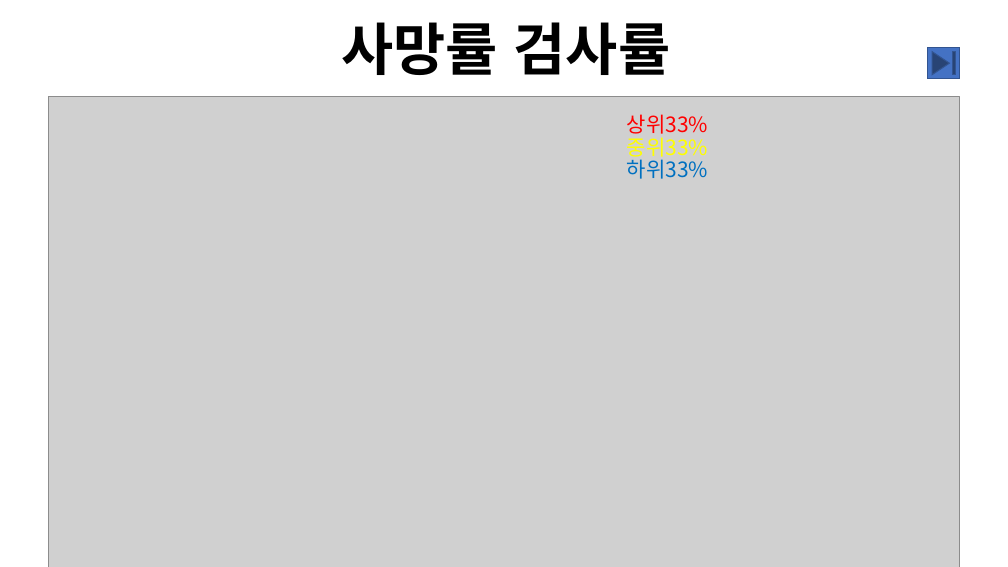
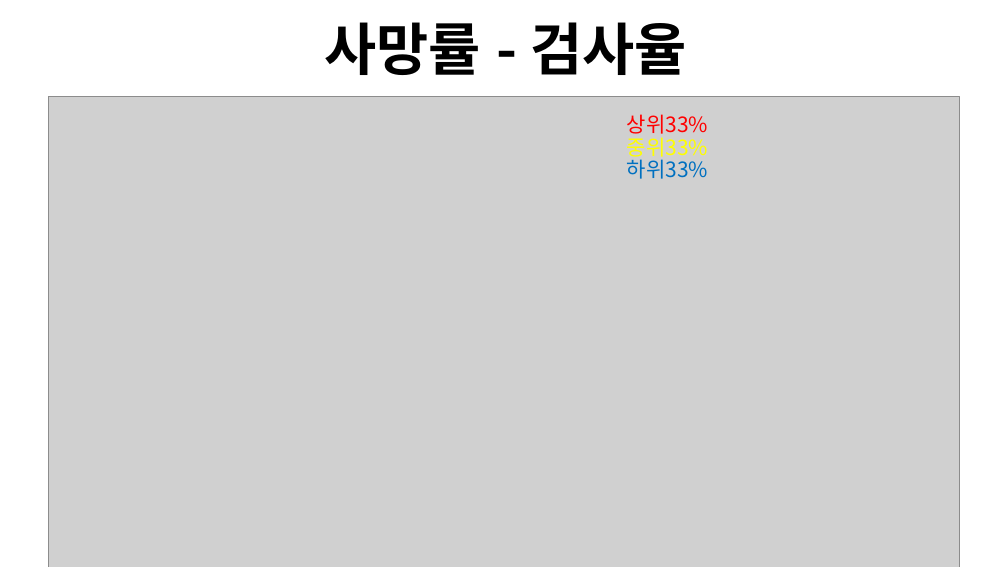
Before and after one commit to Anthony-sj/Project-Covid-19, a slide deck: slide 11 of jhoon/코로나데이터 발표자료.pptx (slide 10 before the commit). Drawn at 1008x567 pixels with LibreOffice and Linux fonts; fonts in the diff are those of the drawing; grey boxes stand for pictures. Boxes give left, top, right and bottom in pixels: in the first picture for what was removed or moved away, otherwise in the second. Text is boxed around its words. In the diff, an @@ line names an element or a change of style, - is before the commit and + after.

```diff
--- a/jhoon/코로나데이터 발표자료.pptx
+++ b/jhoon/코로나데이터 발표자료.pptx
@@ text at (x1=324, y1=22, x2=687, y2=75): text changed @@
-사망률 검사률
+사망률 - 검사율
@@ action button end removed at (x1=928, y1=48, x2=960, y2=78) @@
```
Also in this commit, not shown: 5 other slides changed, 3 slides added, 2 slides removed, 1 other file.
